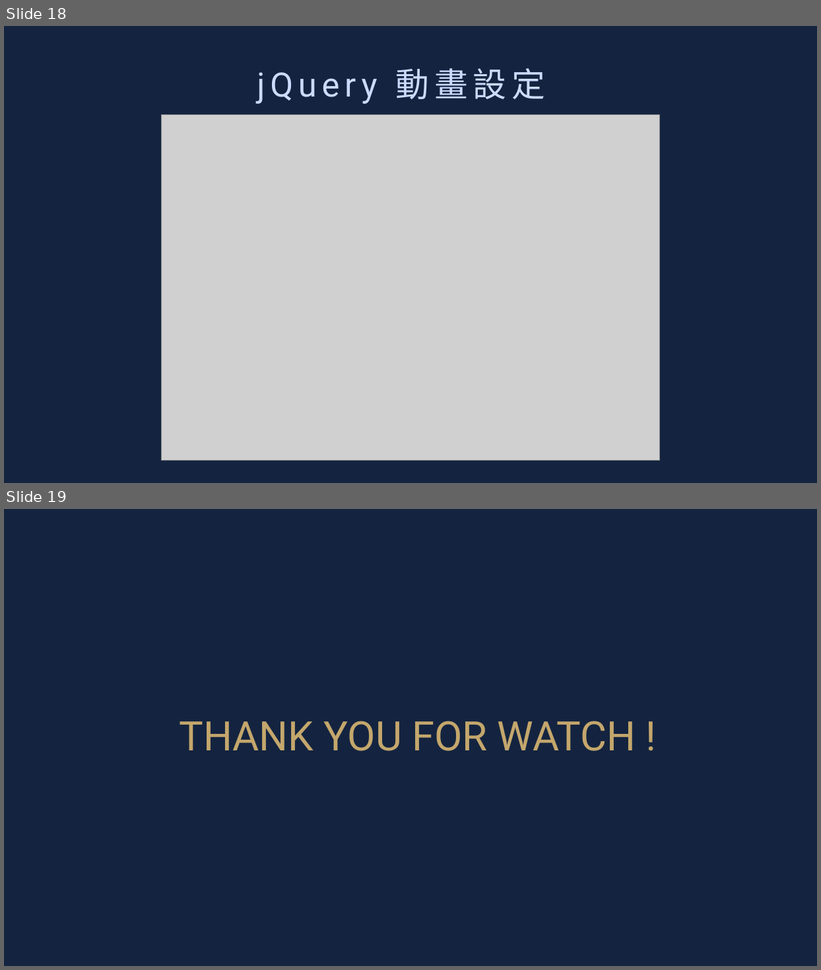
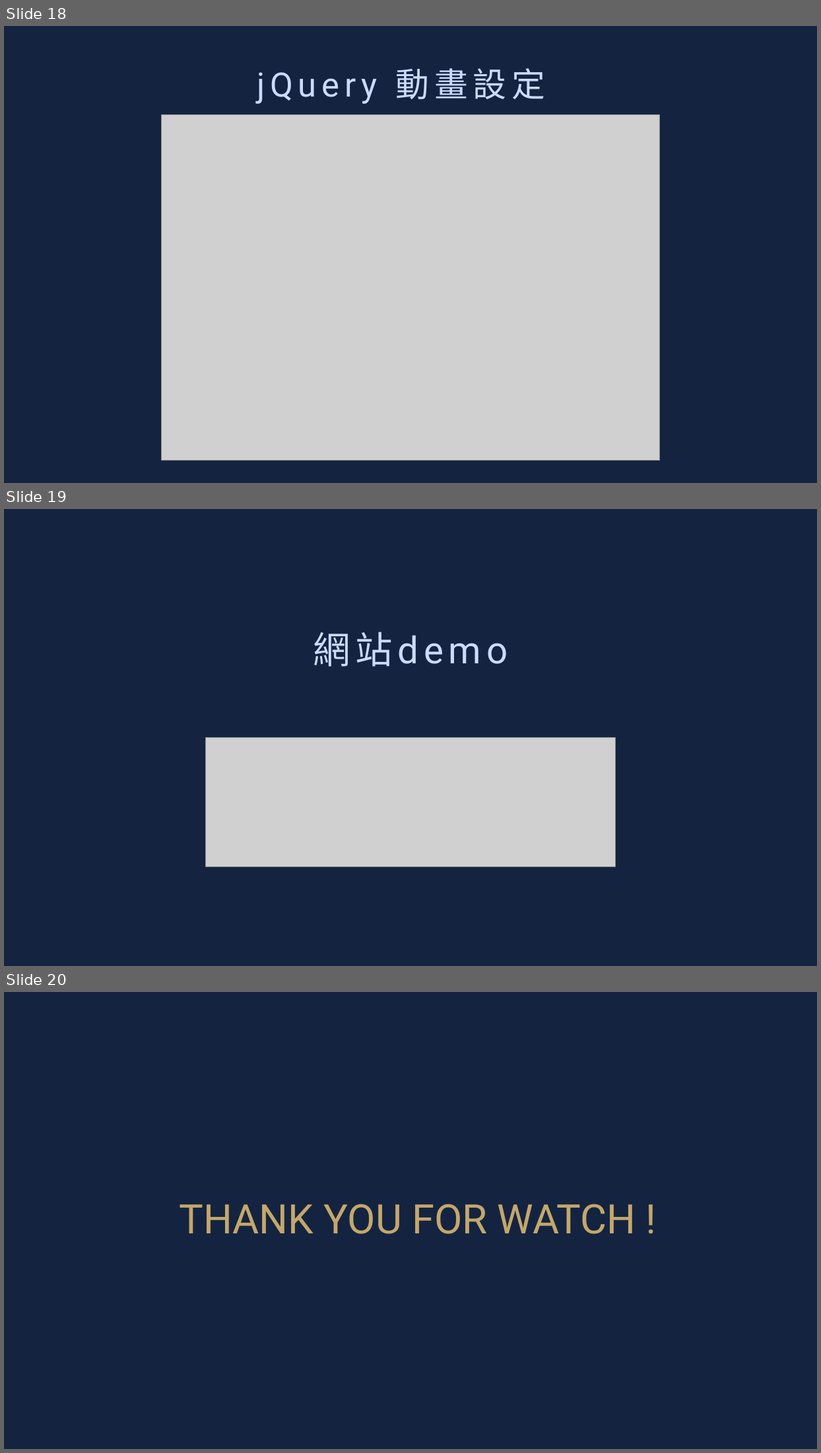
Before and after one commit to leonasdev/WebMidProject, a slide deck: 企劃書.pptx. Shown one above the other, each under a label of ours: slides 18 and 19 before the commit, slides 18, 19 and 20 after it. The pictures are 821x970 and 821x1453 pixels, drawn with LibreOffice and Linux fonts; fonts in the diff are those of the drawing; grey boxes stand for pictures. Boxes give left, top, right and bottom in pixels: in the first picture for what was removed or moved away, otherwise in the second. Text is boxed around its words. In the diff, an @@ line names an element or a change of style, - is before the commit and + after.

```diff
--- a/企劃書.pptx
+++ b/企劃書.pptx
@@ slide 19 added at (4,509,817,966), background #142440 @@
@@ title added at (313,632,508,667), 44 pt, text #CCDBFD @@
+網站demo
@@ picture added at (206,738,616,867) @@
@@ what was slide 19 is now slide 20 @@
```
Also in this commit, not shown: 1 slide changed.
